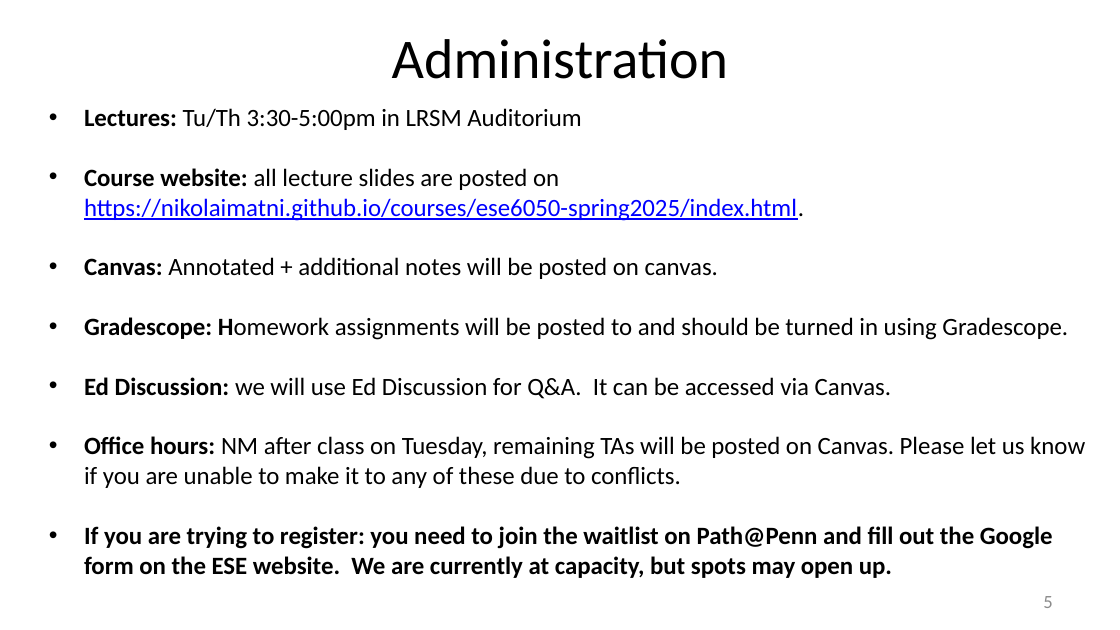
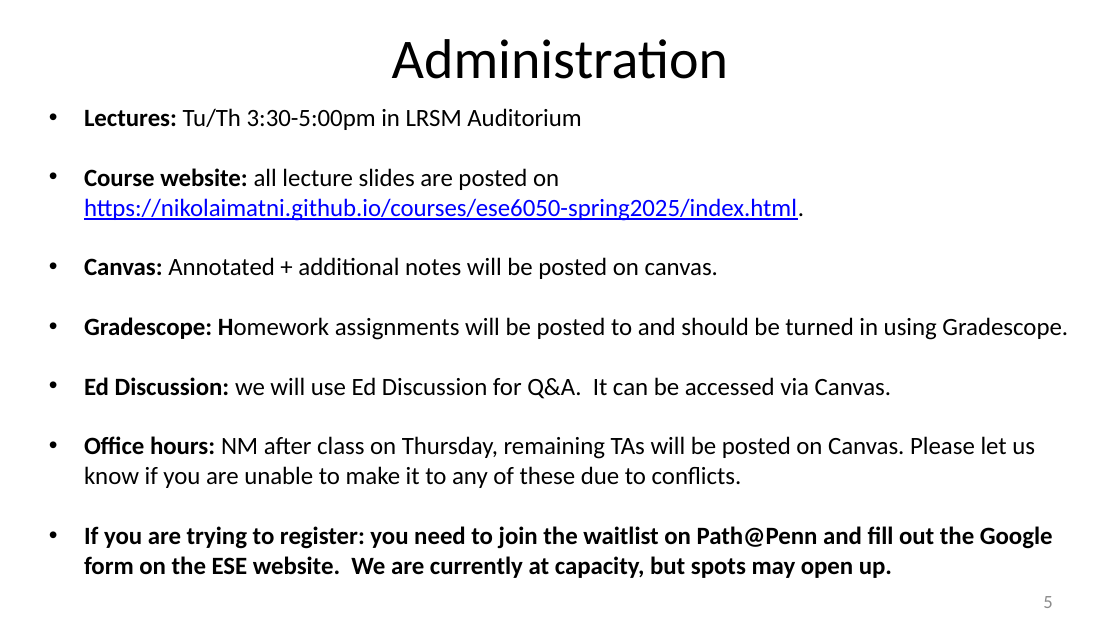
Before and after one commit to nikolaimatni/nikolaimatni.github.io, a slide deck: slide 6 of courses/ese6050-spring2025/lecture-slides/logistics.pptx. Drawn at 1120x630 pixels with LibreOffice and Linux fonts; fonts in the diff are those of the drawing. Boxes give left, top, right and bottom in pixels: in the first picture for what was removed or moved away, otherwise in the second. Text is boxed around its words. In the diff, an @@ line names an element or a change of style, - is before the commit and + after.

```diff
--- a/courses/ese6050-spring2025/lecture-slides/logistics.pptx
+++ b/courses/ese6050-spring2025/lecture-slides/logistics.pptx
@@ text at [84, 436, 1035, 488]: text changed @@
-• Office hours: NM after class on Tuesday, remaining TAs will be posted on Canvas. Please let us know if you are unable to make it to any of these due to conflicts.
+• Office hours: NM after class on Thursday, remaining TAs will be posted on Canvas. Please let us know if you are unable to make it to any of these due to conflicts.
```
